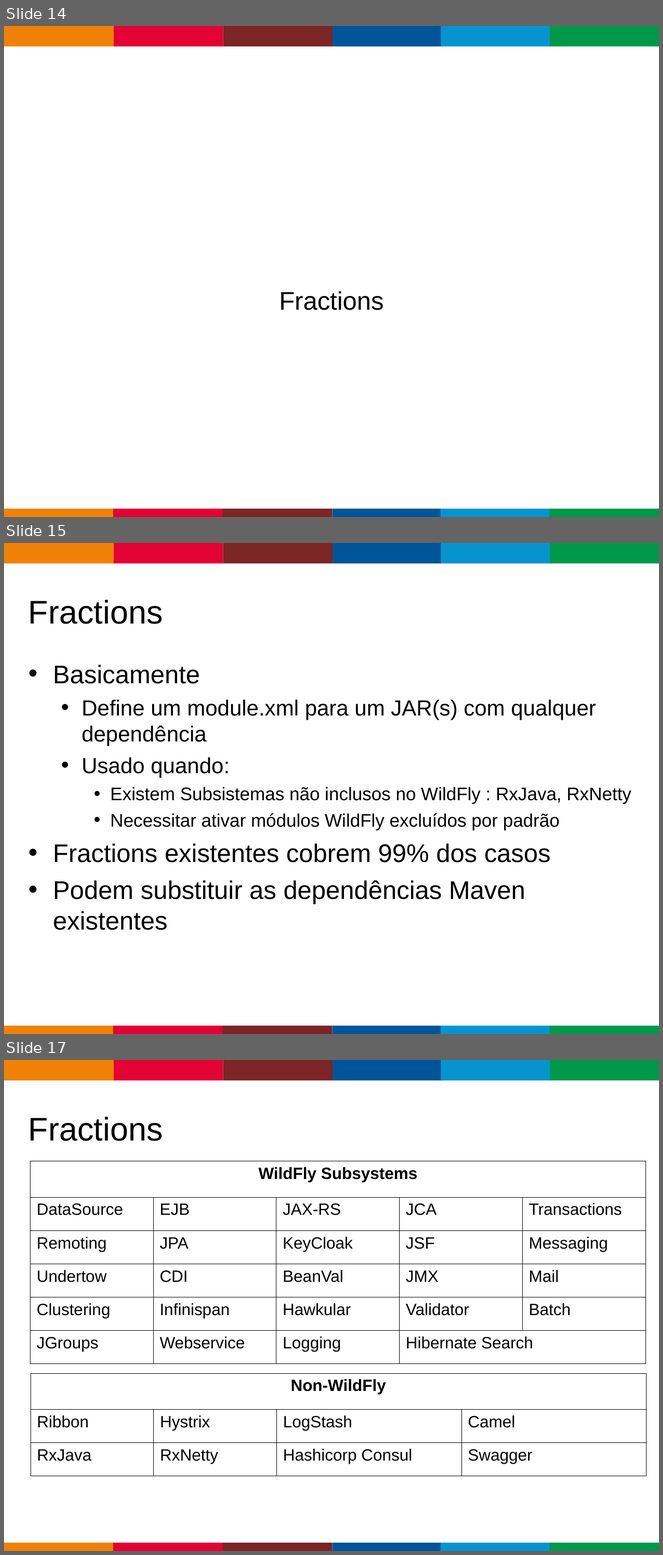
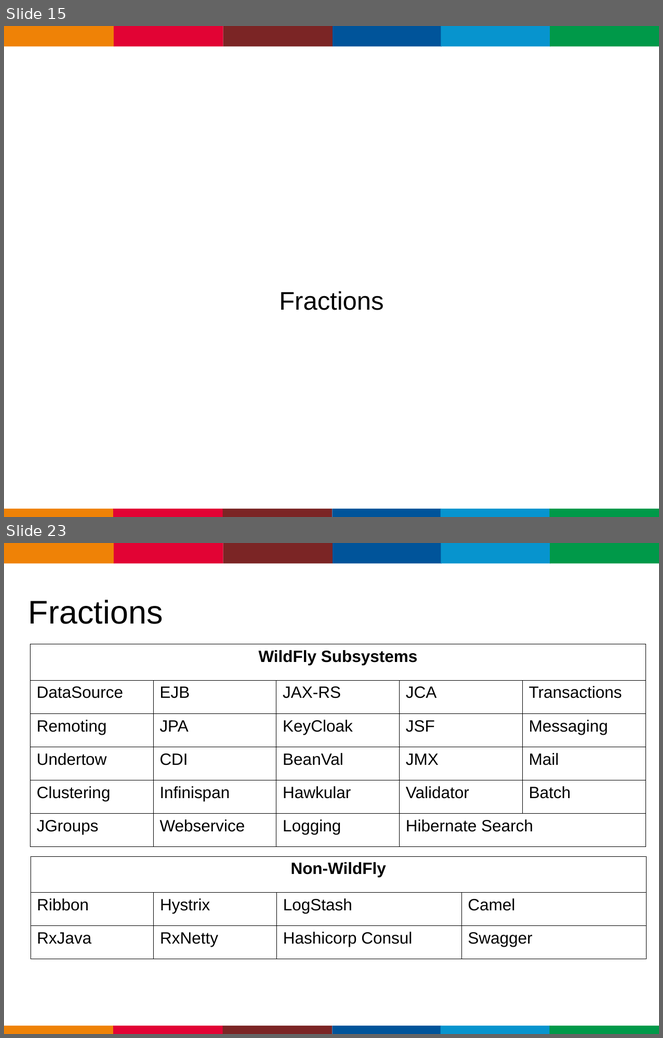
Before and after one commit to gastaldi/talks, a slide deck: WildFlySwarm/TDC 2017/wildflyswarm.odp. Shown one above the other, each under a label of ours: slides 14, 15 and 17 before the commit, slides 15 and 23 after it; the slides between them are not shown. The pictures are 663x1555 and 663x1038 pixels, drawn with LibreOffice and Linux fonts; fonts in the diff are those of the drawing; background and template pictures are left out. Boxes give left, top, right and bottom in pixels: in the first picture for what was removed or moved away, otherwise in the second. Text is boxed around its words. In the diff, an @@ line names an element or a change of style, - is before the commit and + after.

```diff
--- a/WildFlySwarm/TDC 2017/wildflyswarm.odp
+++ b/WildFlySwarm/TDC 2017/wildflyswarm.odp
@@ slide 15 removed at [4, 543, 659, 1034], background #FFFFFF; not listed: 13 template elements that a slide beside it also shows @@
@@ title removed at [28, 600, 163, 624] @@
-Fractions
@@ text removed at [53, 665, 632, 930] @@
-• Basicamente
-  • Define um module.xml para um JAR(s) com qualquer dependência
-  • Usado quando:
-    • Existem Subsistemas não inclusos no WildFly : RxJava, RxNetty
-    • Necessitar ativar módulos WildFly excluídos por padrão
-• Fractions existentes cobrem 99% dos casos
-• Podem substituir as dependências Maven existentes
@@ what was slide 14 is now slide 15 @@
@@ what was slide 17 is now slide 23 @@
```
Also in this commit, not shown: 2 slides changed, 8 slides added, 1 other slide removed, 1 other file.
